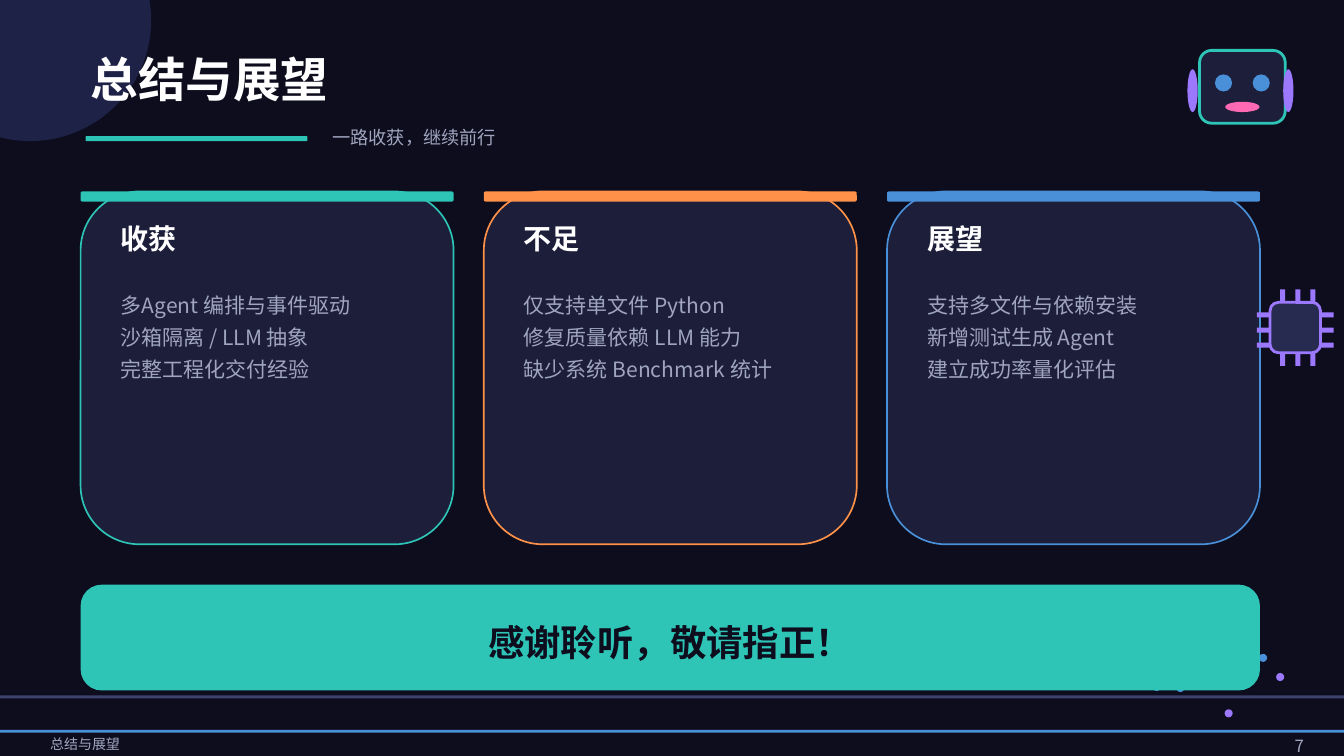
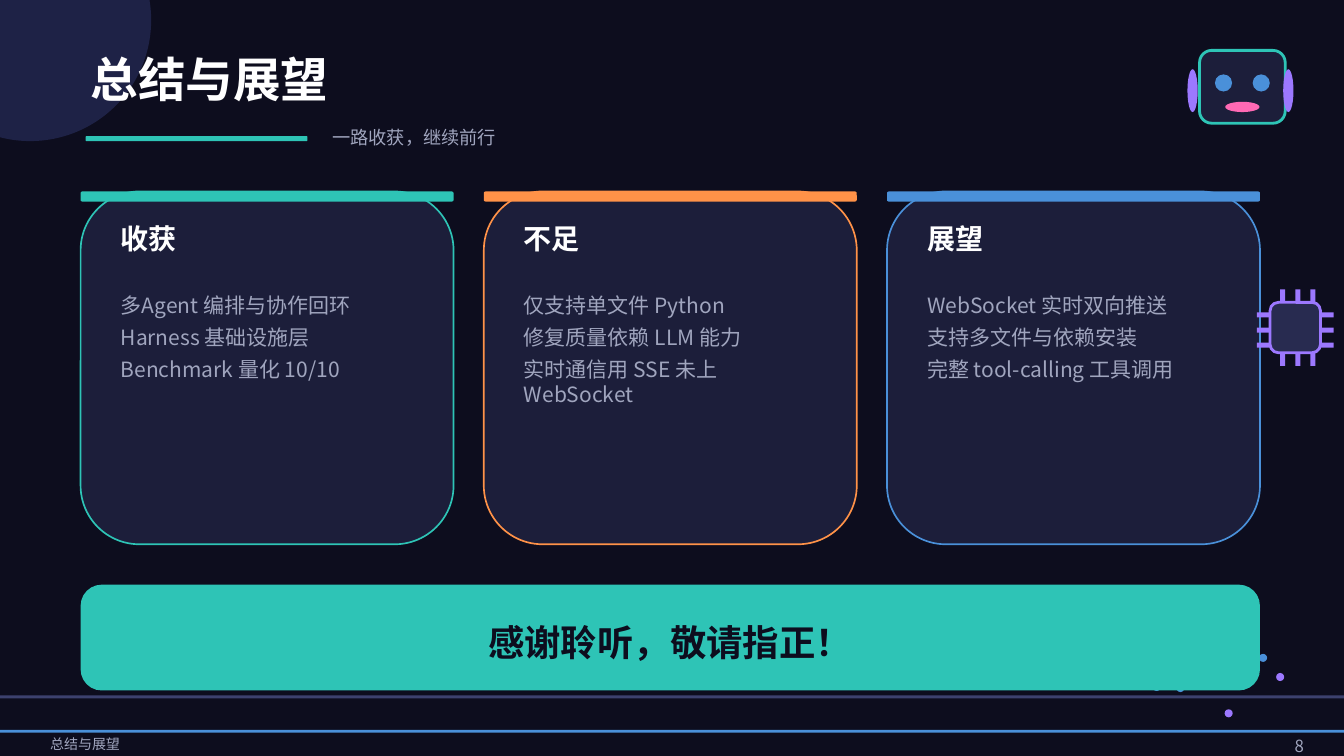
Before and after one commit to dhkgs22/codegen_agent, a slide deck: slide 8 of output/slides/AI_Agent_Project_I_答辩.pptx (slide 7 before the commit). Drawn at 1344x756 pixels with LibreOffice and Linux fonts; fonts in the diff are those of the drawing. Boxes give left, top, right and bottom in pixels: in the first picture for what was removed or moved away, otherwise in the second. Text is boxed around its words. In the diff, an @@ line names an element or a change of style, - is before the commit and + after.

Commit message:
PPT第三版：新增 Harness+协作回环页，布局检查 8 页全绿

```diff
--- a/output/slides/AI_Agent_Project_I_答辩.pptx
+++ b/output/slides/AI_Agent_Project_I_答辩.pptx
@@ text at (121,295,350,381): text changed @@
-多Agent 编排与事件驱动
-沙箱隔离 / LLM 抽象
-完整工程化交付经验
+多Agent 编排与协作回环
+Harness 基础设施层
+Benchmark 量化 10/10
@@ text at (927,295,1167,315): paragraph added @@
+WebSocket 实时双向推送
@@ text at (524,359,717,402): text changed @@
-缺少系统 Benchmark 统计
+实时通信用 SSE 未上 WebSocket
@@ text at (927,359,1174,382): text changed @@
-新增测试生成 Agent
-建立成功率量化评估
+完整 tool-calling 工具调用
@@ text at (1295,739,1304,752): text changed @@
-7
+8
```
Also in this commit, not shown: 3 other slides changed, 1 slide added, 1 other file.
